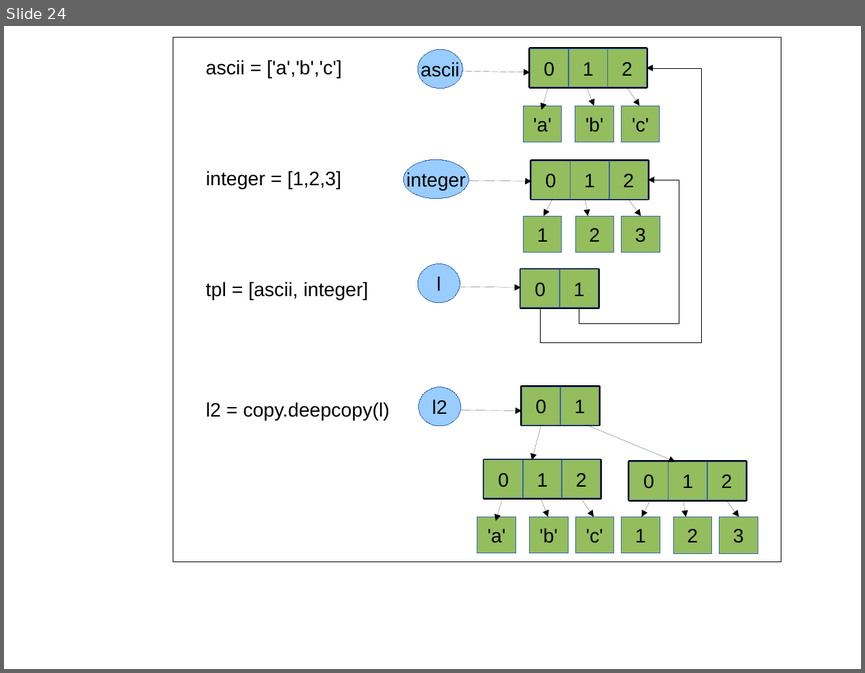
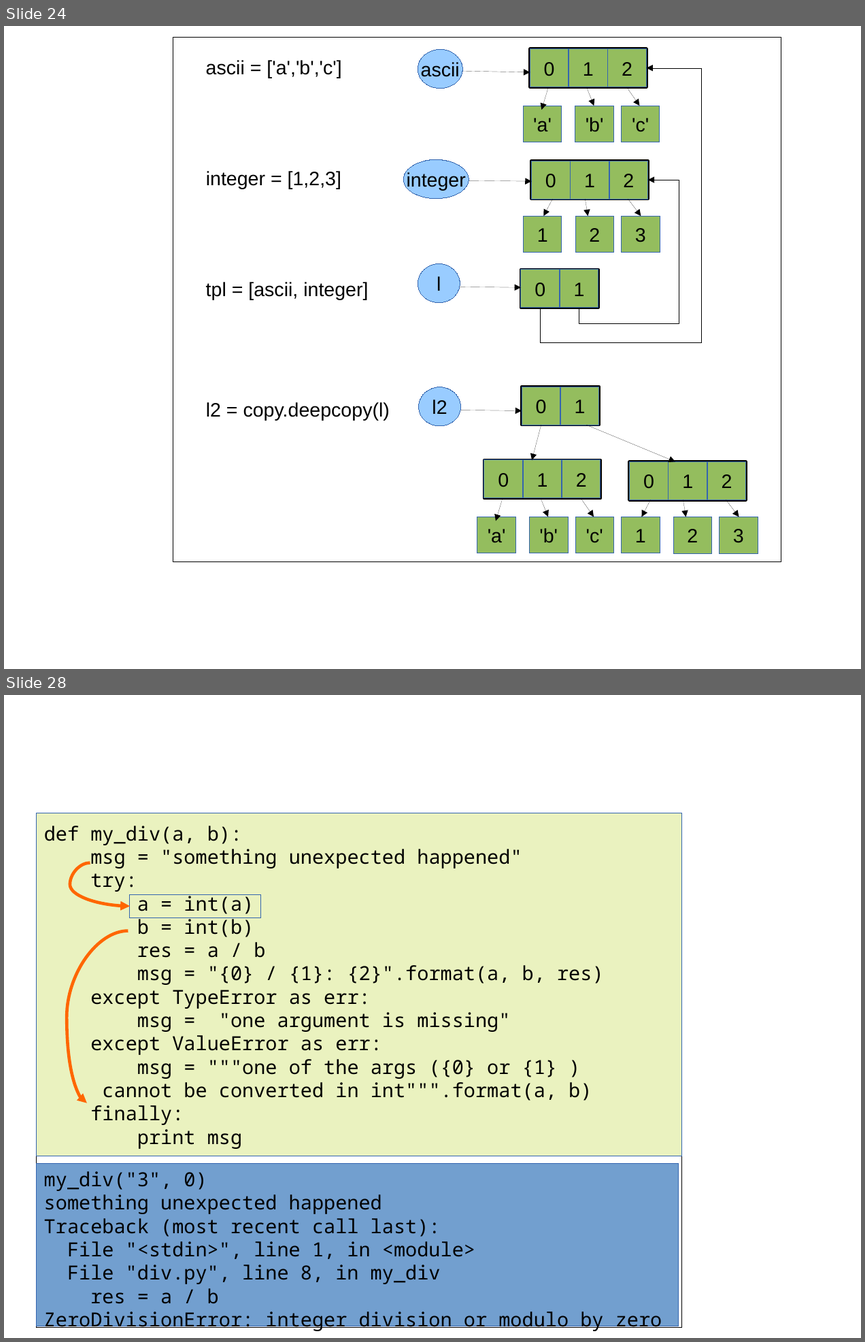
Before and after one commit to C3BI-pasteur-fr/python-course-1, a slide deck: figures.odp. Shown one above the other, each under a label of ours: slide 24 before the commit, slides 24 and 28 after it; the slides between them are not shown. The pictures are 865x673 and 865x1342 pixels, drawn with LibreOffice and Linux fonts; fonts in the diff are those of the drawing. Boxes give left, top, right and bottom in pixels: in the first picture for what was removed or moved away, otherwise in the second. Text is boxed around its words. In the diff, an @@ line names an element or a change of style, - is before the commit and + after.

Commit message:
add figures and code for catching exceptions section

```diff
--- a/figures.odp
+++ b/figures.odp
@@ slide 28 added at (4,695,861,1338), background #FFFFFF @@
@@ rectangle added at (37,813,682,1327), outline #000000 0 pt @@
@@ rectangle added at (37,813,682,1157), fill #AECF00 at 25% opacity, outline #3465AF 0 pt, 18 pt, text #000000 @@
+def my_div(a, b):
+msg = "something unexpected happened"
+try:
+a = int(a)
+b = int(b)
+res = a / b
+msg = "{0} / {1}: {2}".format(a, b, res)
+except TypeError as err:
+msg = "one argument is missing"
+except ValueError as err:
+msg = """one of the args ({0} or {1} )
+cannot be converted in int""".format(a, b)
+finally:
+print msg
@@ curved arrow added from (90, 863) to (130, 906), #FF6600 2.89 pt @@
@@ rectangle added at (130,894,260,917), outline #3465AF 0 pt @@
@@ curved arrow added from (128, 930) to (87, 1103), #FF6600 2.89 pt @@
@@ rectangle added at (37,1163,679,1325), fill #729FCF, outline #3465AF 0 pt, 18 pt, text #000000 @@
+my_div("3", 0)
+something unexpected happened
+Traceback (most recent call last):
+File "<stdin>", line 1, in <module>
+File "div.py", line 8, in my_div
+res = a / b
+ZeroDivisionError: integer division or modulo by zero
```
Also in this commit, not shown: 3 other slides added, 3 slides removed, 5 other files.
